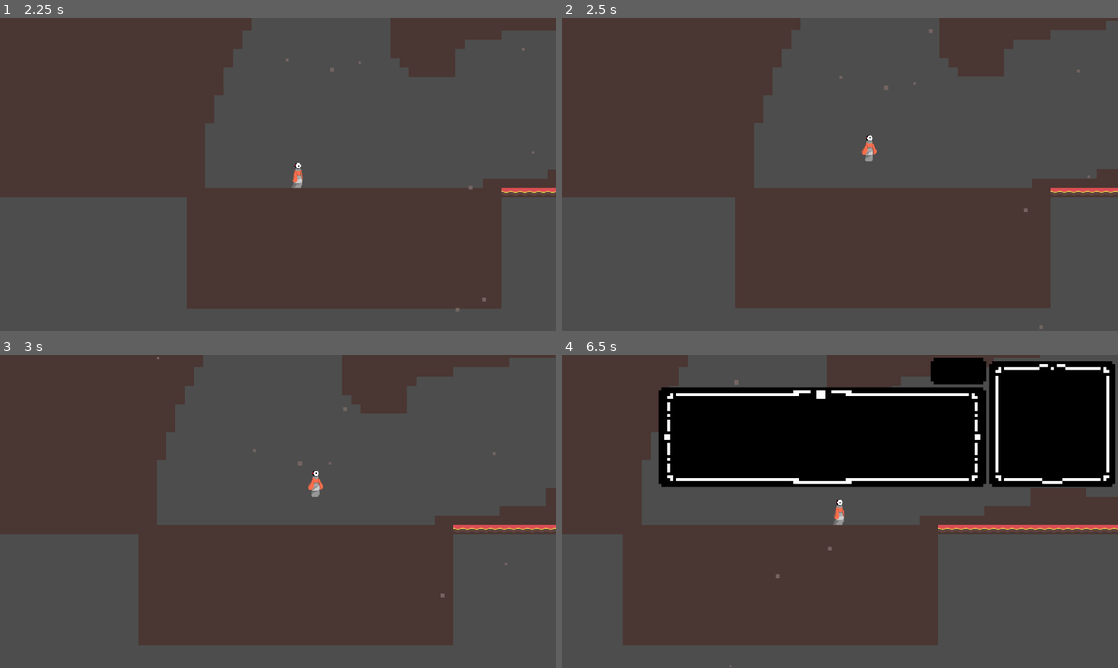
Above: before the commit, frames 1-4 (two rows, left to right).
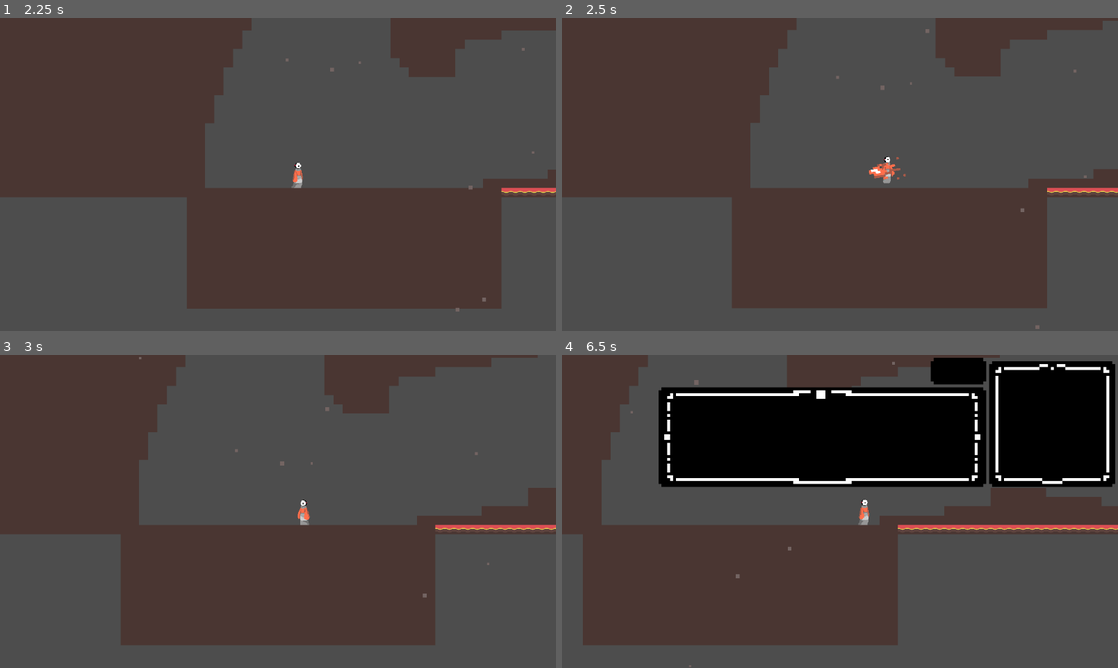
Above: after the commit, the same moments.

Repository: unsaltedkale/Quilt
Game: Godot game, scene res://TitleScreen.tscn
The game is run twice, just before and just after one commit, with the same random seed, the same clock (stepped at 60 frames per second) and the same inputs. The engine's default icon, where the game draws it, is replaced by a stand-in: a white triangle on a blue panel in a dark square. Sound files missing from this copy of the repository are replaced by a short silence.
Inputs (mouse positions are in pixels of both pictures, inside the frame that each line leads up to):
- Up to frame 1 (2.25 s): click "PLAY" at 0.5 s; move the mouse to (400, 158) at 1.27 s; hold D (move_right) from 1.28 s (still down); click (400, 158) at 1.35 s; tap Space (jump) at 1.52 s; move the mouse to (166, 190) at 2.02 s; tap S (crouch) at 2.1 s
- Up to frame 2 (2.5 s): keep holding D (move_right); tap Space (jump) at 2.27 s; click (728, 190) at 2.3 s
- Up to frame 3 (3 s): move the mouse to (333, 442) at 2.77 s; release D (move_right) at 2.78 s; hold A (move_left) from 2.78 s (still down); click (333, 442) at 2.85 s
- Up to frame 4 (6.5 s): move the mouse to (812, 574) at 3.52 s; release A (move_left) at 3.53 s; hold D (move_right) 3.53-5.03 s; tap E (interact) at 3.6 s; tap Space (jump) at 3.77, 4.52, 5.27 s; click (812, 574) at 3.8 s; move the mouse to (1006, 558) at 4.27 s; click (1006, 558) at 4.35 s; move the mouse to (673, 464) at 5.02 s; hold A (move_left) 5.03-5.78 s; tap S (crouch) at 5.1 s; click (673, 464) at 5.3 s; move the mouse to (867, 511) at 5.77 s; hold D (move_right) from 5.78 s (still down); click (867, 511) at 5.85 s

Frame 1 is identical in both runs. In frame 2, 1.5% of the frame differs, in the area x 30-100%, y 0-100%; in frame 3, 5.8%; in frame 4, 12%, in the area x 3-100%, y 0-100%.
Error before the commit: Invalid assignment of property or key 'is_cutscene' with value of type 'bool' on a base object of type 'CharacterBody2D (Player)'. (res://Andy's)
Error after the commit: Invalid assignment of property or key 'is_cutscene' with value of type 'bool' on a base object of type 'CharacterBody2D (Player)'. (res://Alex's)

Commit message:
quilt has area!

Diff:
--- a/Emily WIP/Scenes/player.tscn
+++ b/Emily WIP/Scenes/player.tscn
@@ -468,9 +468,13 @@
 "speed": 5.0
 }]
 
+[sub_resource type="RectangleShape2D" id="RectangleShape2D_33mbb"]
+size = Vector2(20, 17.5)
+
 [node name="Player" type="CharacterBody2D" groups=["Player"]]
 scale = Vector2(4, 4)
 script = ExtResource("1_jfghr")
+max_objects = 1
 
 [node name="CollisionShape2D" type="CollisionShape2D" parent="."]
 shape = SubResource("CapsuleShape2D_iemgc")
@@ -514,3 +518,9 @@
 [node name="Stasis" type="Node" parent="StateMachine" node_paths=PackedStringArray("player")]
 script = ExtResource("20_3uy0y")
 player = NodePath("../..")
+
+[node name="Area2D" type="Area2D" parent="."]
+
+[node name="CollisionShape2D" type="CollisionShape2D" parent="Area2D"]
+position = Vector2(0, -1.25)
+shape = SubResource("RectangleShape2D_33mbb")
--- a/Emily WIP/Scripts/idle_state.gd
+++ b/Emily WIP/Scripts/idle_state.gd
@@ -19,6 +19,7 @@
 	if not player.is_on_floor():
 		Transition.emit(self, "fall")
 	if Input.is_action_just_pressed("fire_projectile") and player.collected_objects != 0:
+		print("recoil state")
 		Transition.emit(self, "recoil")
 	if player.is_stasis:
 		Transition.emit(self, "stasis")
--- a/Emily WIP/Scripts/red_projectile.gd
+++ b/Emily WIP/Scripts/red_projectile.gd
@@ -1,14 +1,14 @@
 extends Area2D
 @onready var player = $"../Player"
 
-var speed : Vector2 = Vector2(-2000,-2000)
+@export var speed : Vector2
 var projectile_direction
 var joystick_direction
 
 
 func _process(delta):
 	$Sprite2D.play("FIRE")
-	rotation = projectile_direction.angle() + 135
+	rotation = projectile_direction.angle()
 
 
 func _on_projectile_entered(body:Node2D):
Not shown: 1 places in Emily WIP/Scenes/player.tscn that only renumber resources
